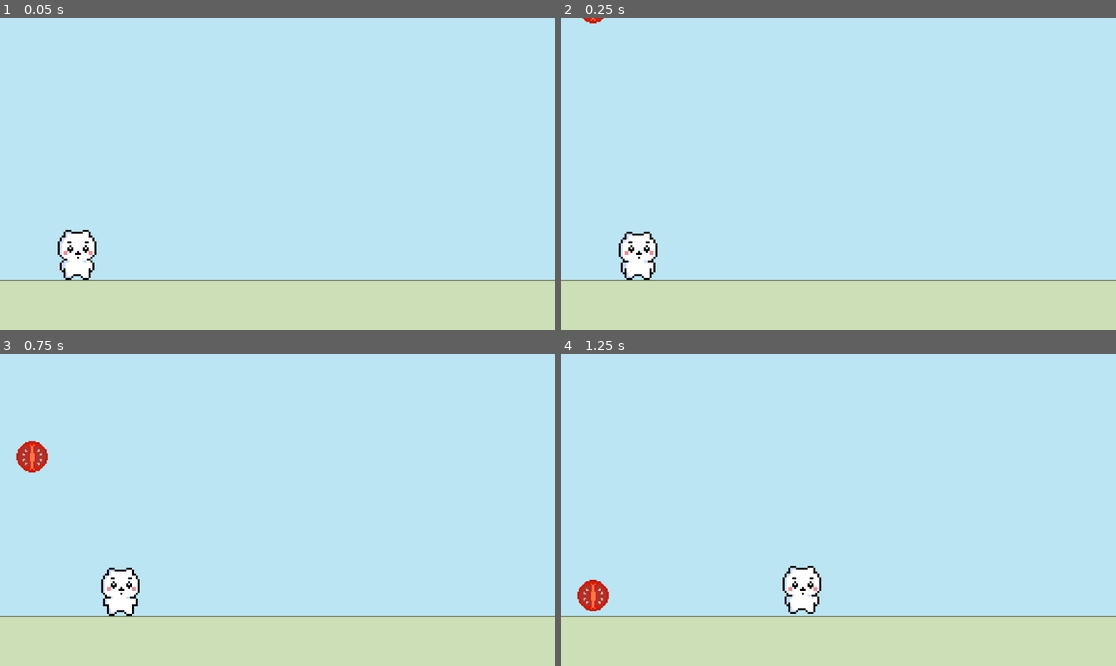
Above: before the commit, frames 1-4 (two rows, left to right).
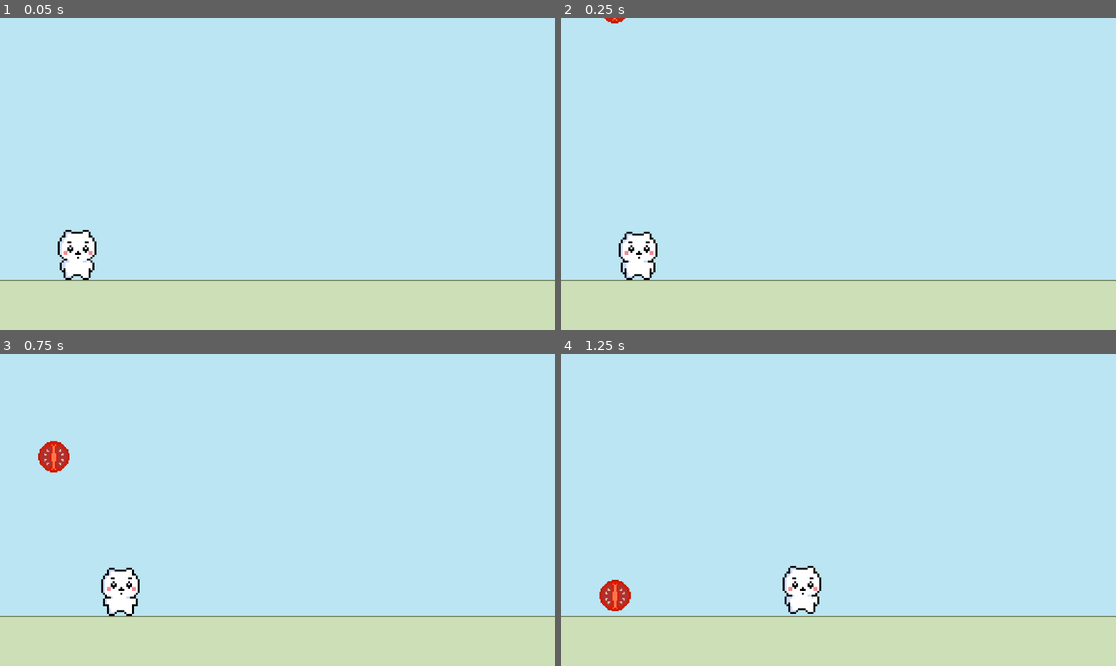
Above: after the commit, the same moments.

Repository: SilentPrincess108/Chiikawa-Platformer
Game: Godot game, scene res://scenes/temp_1.tscn
Same seed, same stepped clock (60 frames per second), same inputs: the game is played once before the commit and once after it. This scene is started directly instead of the project's main scene. Sound files missing from this copy of the repository are replaced by a short silence.
Inputs:
- Up to frame 1 (0.05 s): no input
- Up to frame 2 (0.25 s): no input
- Up to frame 3 (0.75 s): tap Enter at 0.5 s; hold D (Right) from 0.53 s (still down); tap Alt at 0.6 s
- Up to frame 4 (1.25 s): keep holding D (Right); tap Space (Jump) at 0.77 s

Frame 1 is identical in both runs. In frame 2, 0.1% of the frame differs, in the area x 3-12%, y 0-2%; in frame 3, 0.8%, in the area x 2-13%, y 27-39%; in frame 4, 0.8%.

Commit message:
accidently deleted my scene.....I am incredibly angry

Diff:
--- a/project.godot
+++ b/project.godot
@@ -49,6 +49,7 @@
 
 2d_physics/layer_1="Environment"
 2d_physics/layer_2="Player"
+2d_physics/layer_3="Ingredients"
 
 [rendering]
 
--- a/scenes/ingredient.tscn
+++ b/scenes/ingredient.tscn
@@ -2,18 +2,17 @@
 
 [ext_resource type="Script" uid="uid://b30653e5ewblp" path="res://scripts/ingredient.gd" id="1_rcex7"]
 
-[sub_resource type="CircleShape2D" id="CircleShape2D_3r13s"]
+[sub_resource type="CircleShape2D" id="CircleShape2D_rcex7"]
 radius = 17.0
 
-[node name="ingredient" type="Node2D"]
+[node name="RigidBody2D" type="RigidBody2D"]
+collision_layer = 4
+collision_mask = 7
 script = ExtResource("1_rcex7")
 
-[node name="RigidBody2D" type="RigidBody2D" parent="."]
-collision_mask = 3
-
-[node name="Sprite2D" type="Sprite2D" parent="RigidBody2D"]
+[node name="Sprite2D" type="Sprite2D" parent="."]
 scale = Vector2(2.5, 2.5)
 
-[node name="CollisionShape2D" type="CollisionShape2D" parent="RigidBody2D"]
+[node name="CollisionShape2D" type="CollisionShape2D" parent="."]
 scale = Vector2(2.5, 2.5)
-shape = SubResource("CircleShape2D_3r13s")
+shape = SubResource("CircleShape2D_rcex7")
--- /dev/null
+++ b/scenes/item_boundry.tscn
@@ -0,0 +1,15 @@
+[gd_scene load_steps=3 format=3 uid="uid://d1wun65is8wxy"]
+
+[ext_resource type="Script" uid="uid://cjmvsxbauckn6" path="res://scripts/item_boundry.gd" id="1_amy7e"]
+
+[sub_resource type="RectangleShape2D" id="RectangleShape2D_thq4l"]
+size = Vector2(1163, 31)
+
+[node name="item_boundry" type="Area2D"]
+collision_mask = 5
+script = ExtResource("1_amy7e")
+
+[node name="CollisionShape2D" type="CollisionShape2D" parent="."]
+shape = SubResource("RectangleShape2D_thq4l")
+
+[connection signal="area_entered" from="." to="." method="_on_area_entered"]
--- a/scenes/temp_1.tscn
+++ b/scenes/temp_1.tscn
@@ -1,9 +1,10 @@
-[gd_scene load_steps=7 format=3 uid="uid://bjm2a7j2oqq6f"]
+[gd_scene load_steps=8 format=3 uid="uid://bjm2a7j2oqq6f"]
 
+[ext_resource type="Script" uid="uid://c4s7munjbkgev" path="res://scripts/temp_1.gd" id="1_kpsv8"]
 [ext_resource type="Texture2D" uid="uid://v24brn67rga1" path="res://assets/sprites/basic_tileset.png" id="1_yio8x"]
 [ext_resource type="PackedScene" uid="uid://b1vfb7dhdx501" path="res://scenes/player.tscn" id="2_7e82i"]
 [ext_resource type="PackedScene" uid="uid://qgqy6brjm8c6" path="res://scenes/boundry.tscn" id="3_hcr8q"]
-[ext_resource type="PackedScene" uid="uid://d2upjd6058dmd" path="res://scenes/ingredient.tscn" id="4_b2bua"]
+[ext_resource type="PackedScene" uid="uid://d1wun65is8wxy" path="res://scenes/item_boundry.tscn" id="6_f7str"]
 
 [sub_resource type="TileSetAtlasSource" id="TileSetAtlasSource_7e82i"]
 texture = ExtResource("1_yio8x")
@@ -24,6 +25,7 @@
 sources/0 = SubResource("TileSetAtlasSource_7e82i")
 
 [node name="temp_1" type="Node2D"]
+script = ExtResource("1_kpsv8")
 
 [node name="TileMap" type="TileMap" parent="."]
 tile_set = SubResource("TileSet_hcr8q")
@@ -45,5 +47,8 @@
 position = Vector2(1157, 153)
 rotation = -1.5707964
 
-[node name="ingredient" parent="." instance=ExtResource("4_b2bua")]
-position = Vector2(67, -50)
+[node name="item_boundry" parent="." instance=ExtResource("6_f7str")]
+position = Vector2(576, 536)
+collision_mask = 4
+
+[connection signal="body_entered" from="item_boundry" to="item_boundry" method="_on_body_entered"]
--- a/scripts/ingredient.gd
+++ b/scripts/ingredient.gd
@@ -1,7 +1,6 @@
 extends Node2D
 
-@onready var rigid_body: RigidBody2D = $RigidBody2D
-@onready var sprite: Sprite2D = $RigidBody2D/Sprite2D
+@onready var sprite: Sprite2D = $Sprite2D
 
 var texture: Texture2D
 var textures = ["bread", "cheese", "tomato", "lettuce", "meat-slice"]
@@ -15,3 +14,7 @@
 	textNum = randi_range(0, textures.size() - 1)
 	texture = load("res://assets/sprites/" + textures[textNum] + ".png")
 	sprite.texture = texture
+
+
+func _on_item_boundry_on_ground() -> void:
+	queue_free()
--- /dev/null
+++ b/scripts/item_boundry.gd
@@ -0,0 +1,7 @@
+extends Area2D
+signal on_ground
+
+func _on_body_entered(body: Node2D) -> void:
+	if body.name == "ingredient":
+		print("ingredient entered")
+		on_ground.emit()
--- /dev/null
+++ b/scripts/temp_1.gd
@@ -0,0 +1,15 @@
+extends Node2D
+
+@onready var ingredient: Node2D = $ingredient
+
+var pos: int = 0
+var ingredients = preload("res://scenes/ingredient.tscn")
+
+func _ready():
+	setPos()
+	var instance = ingredients.instantiate()
+	add_child(instance)
+	instance.position = Vector2(pos, -50)
+
+func setPos():
+	pos = randi_range(100, 900)
Not shown, added: scripts/item_boundry.gd.uid
Not shown, added: scripts/temp_1.gd.uid
